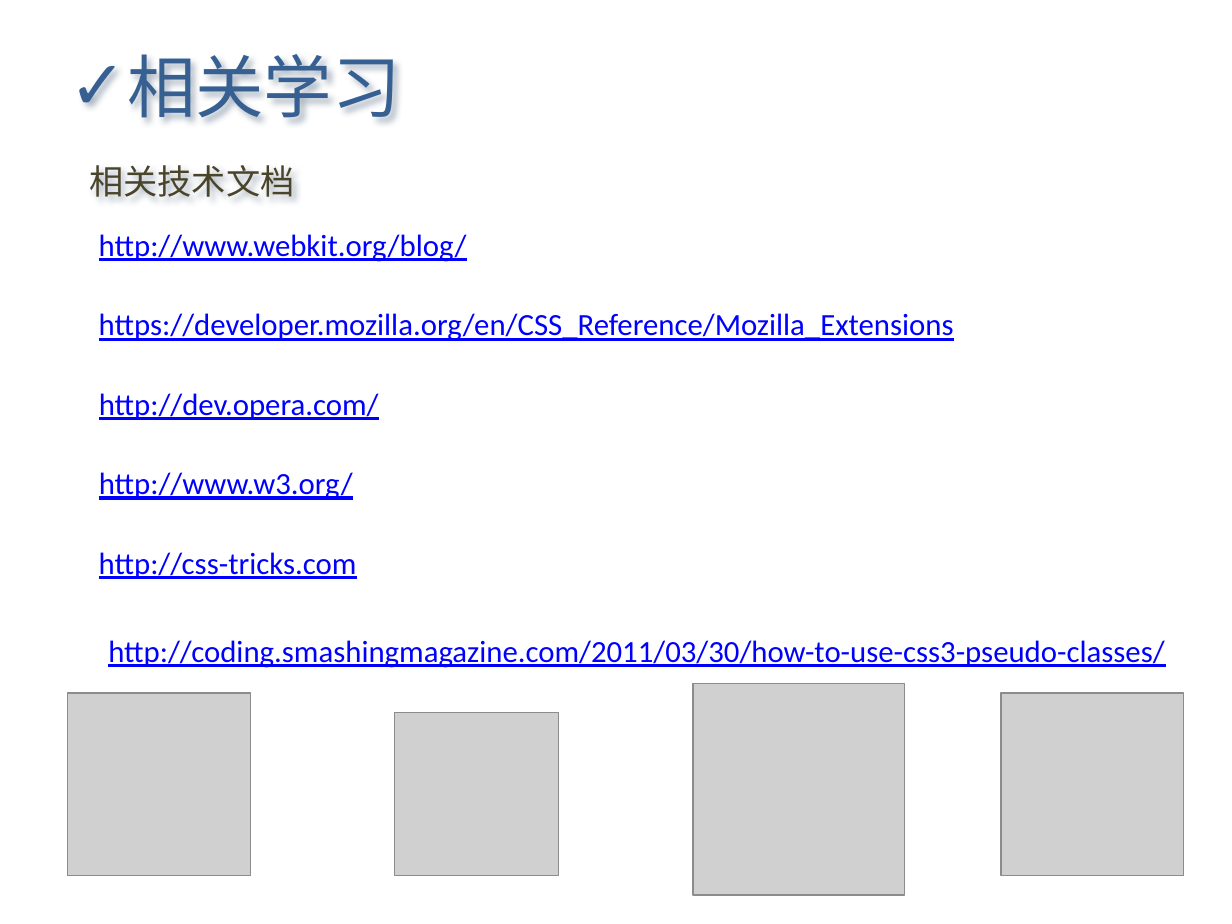
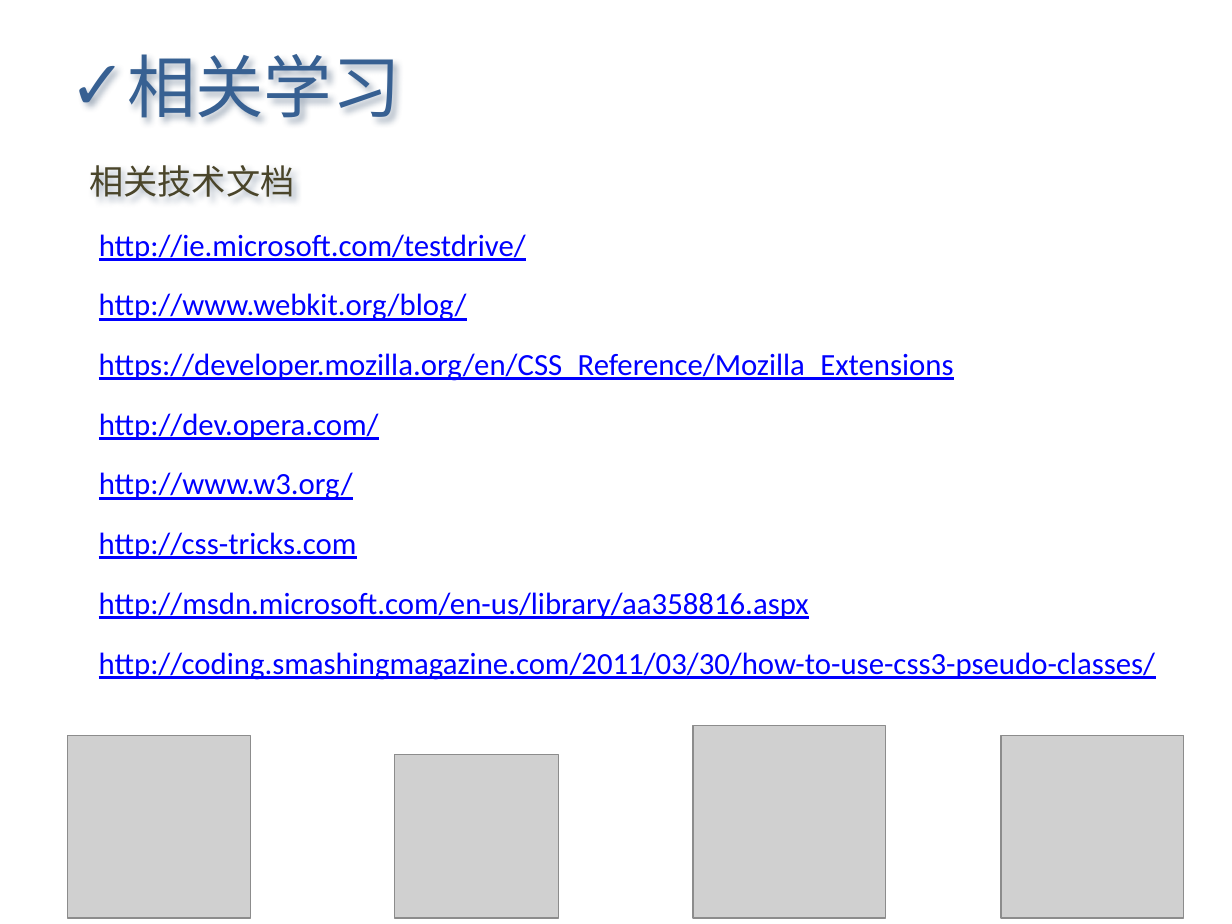
Before and after one commit to Letractively/feng33, a slide deck: slide 21 of ppt/css3知多少2011-06-23.pptx (slide 20 before the commit). Drawn at 1232x924 pixels with LibreOffice and Linux fonts; fonts in the diff are those of the drawing; grey boxes stand for pictures. Boxes give left, top, right and bottom in pixels: in the first picture for what was removed or moved away, otherwise in the second. Text is boxed around its words. In the diff, an @@ line names an element or a change of style, - is before the commit and + after.

Commit message:
ppt

```diff
--- a/ppt/css3知多少2011-06-23.pptx
+++ b/ppt/css3知多少2011-06-23.pptx
@@ text added at (x1=99, y1=234, x2=526, y2=261), 18 pt, text #0000FF, underline @@
+http://ie.microsoft.com/testdrive/
@@ text "http://www.webkit.org/blog/" moved from (x1=99, y1=234, x2=467, y2=262) to (x1=99, y1=293, x2=467, y2=321) @@
@@ 3 pictures, 1 text moved together from (x1=68, y1=313, x2=1184, y2=876) to (x1=68, y1=353, x2=1184, y2=918) @@
@@ text "http://dev.opera.com/" moved from (x1=99, y1=393, x2=379, y2=420) to (x1=99, y1=413, x2=379, y2=440) @@
@@ text "http://css-tricks.com" moved from (x1=99, y1=552, x2=357, y2=579) to (x1=99, y1=532, x2=357, y2=559) @@
@@ text added at (x1=99, y1=592, x2=809, y2=619), 18 pt, text #0000FF, underline @@
+http://msdn.microsoft.com/en-us/library/aa358816.aspx
@@ text "http://coding.smashingmagazine.com/2011/03/30/how-to-use-css ..." moved from (x1=108, y1=640, x2=1164, y2=668) to (x1=99, y1=652, x2=1155, y2=680) @@
@@ picture resized from (x1=694, y1=684, x2=906, y2=896) to (x1=694, y1=726, x2=886, y2=918) @@
```
Also in this commit, not shown: 1 slide added.
